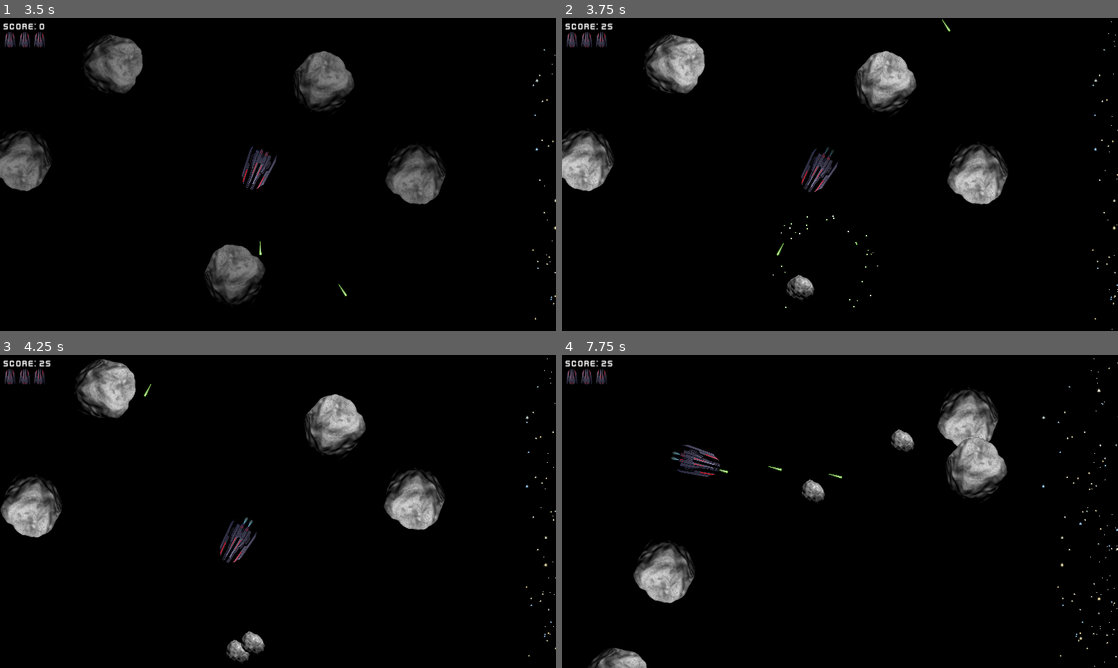
Above: before the commit, frames 1-4 (two rows, left to right).
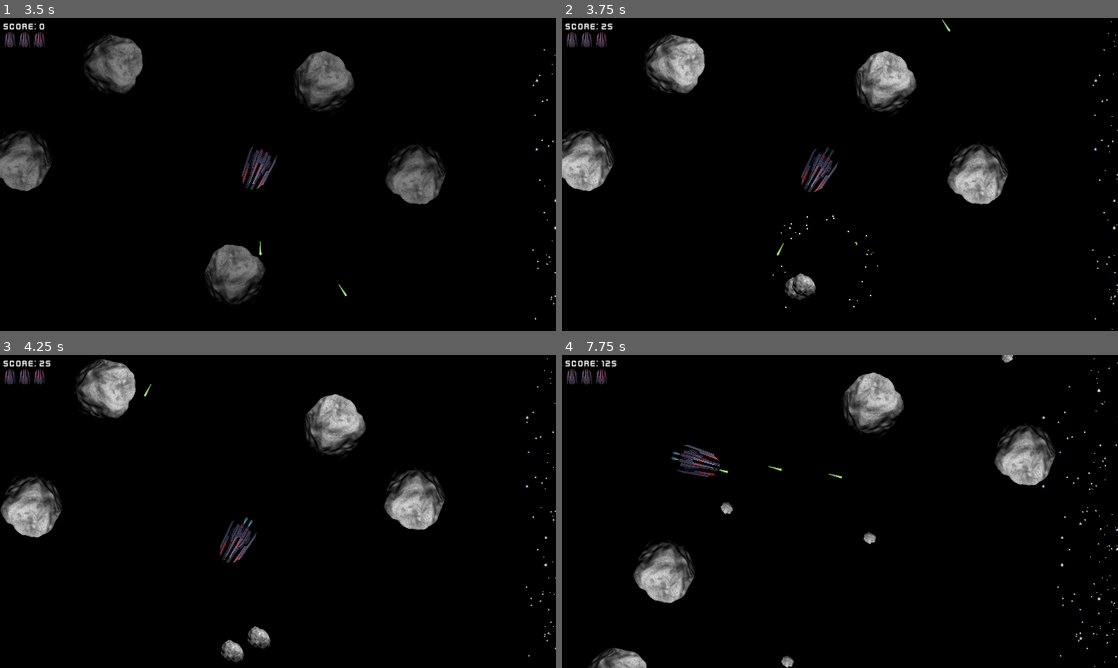
Above: after the commit, the same moments.

Repository: x7bit/godot-asteroids
Game: Godot game, scene res://scenes/game.tscn
Same seed, same stepped clock (60 frames per second), same inputs: the game is played once before the commit and once after it. Sound files missing from this copy of the repository are replaced by a short silence.
Inputs:
- Up to frame 1 (3.5 s): click "NEW GAME" at 0.5 s; tap Enter at 1.25 s; hold D (rotate_right) 1.28-2.03 s; hold Space (shoot) 1.28-2.03 s; hold S (move_backward) 2.03-2.78 s; tap Space (shoot) at 2.1 s; hold D (rotate_right) from 2.78 s (still down); hold Space (shoot) from 2.78 s (still down)
- Up to frame 2 (3.75 s): release D (rotate_right) at 3.53 s; release Space (shoot) at 3.53 s; hold W (move_forward) from 3.53 s (still down); tap Space (shoot) at 3.6 s
- Up to frame 3 (4.25 s): keep holding W (move_forward)
- Up to frame 4 (7.75 s): release W (move_forward) at 4.28 s; hold Space (shoot) 4.28-5.03 s; hold A (rotate_left) 4.28-5.78 s; tap Space (shoot) at 5.1, 6.6 s; hold S (move_backward) 5.78-6.53 s; hold Space (shoot) 5.78-6.53 s; hold D (rotate_right) 6.53-7.28 s; hold W (move_forward) from 7.28 s (still down); hold Space (shoot) from 7.28 s (still down)

Frame 1 is identical in both runs. In frame 2, 0.2% of the frame differs, in the area x 40-46%, y 81-91%; in frame 3, 0.5%; in frame 4, 6.4%, in the area x 7-89%, y 0-100%.

Commit message:
Asteroid bounce

Diff:
--- a/autoloads/util.gd
+++ b/autoloads/util.gd
@@ -25,25 +25,24 @@
 			max_y = vec_scaled.y
 	return Rect2(min_x, min_y, abs(min_x - max_x), abs(min_y - max_y))
 
-func get_vector_based_up_rotation(vector: Vector2) -> float:
+func get_rotation_based_up_vector(vector: Vector2) -> float:
 	return -vector.angle_to(Vector2.UP)
 
 func get_explosion_rotation(laser: Laser, asteroid: Asteroid) -> float:
 	if asteroid.size == Asteroid.AsteroidSize.SMALL: return 0.0
 	var laser_vector = Vector2.UP.rotated(laser.rotation) * Laser.SPEED
-	var asteroid_mass_multiplier = pow(2, asteroid.size) * 2
-	var asteroid_vector = Vector2.UP.rotated(asteroid.move_rotation) * asteroid.speed * asteroid_mass_multiplier
-	return get_vector_based_up_rotation(laser_vector + asteroid_vector)
+	var asteroid_vector = Vector2.UP.rotated(asteroid.move_rotation) * asteroid.speed * asteroid.mass_multiplier
+	return get_rotation_based_up_vector(laser_vector + asteroid_vector)
 
 func get_min_index_array(input_array: Array) -> Array[int]:
-	var min: int = INT_MAX
+	var min_value: int = INT_MAX
 	var min_idx_array: Array[int] = []
 	for idx in input_array.size():
 		var value = input_array[idx]
-		if value < min:
-			min = value
+		if value < min_value:
+			min_value = value
 			min_idx_array.clear()
 			min_idx_array.push_back(idx)
-		elif value == min:
+		elif value == min_value:
 			min_idx_array.push_back(idx)
 	return min_idx_array
--- a/scenes/asteroid.tscn
+++ b/scenes/asteroid.tscn
@@ -18,4 +18,5 @@
 shape = ExtResource("3_h5hdf")
 
 [connection signal="area_entered" from="." to="." method="_on_area_entered"]
+[connection signal="area_exited" from="." to="." method="_on_area_exited"]
 [connection signal="body_entered" from="." to="." method="_on_body_entered"]
--- a/scripts/asteroid.gd
+++ b/scripts/asteroid.gd
@@ -10,10 +10,24 @@
 @onready var cshape: CollisionShape2D = $CollisionShape2D
 
 @export var size: AsteroidSize = AsteroidSize.LARGE
+var center_offset: Vector2 = Vector2.ZERO
 var speed: float = BASE_SPEED
 var speed_multiplier: float = 1.0
 var move_rotation: float = 0.0
 var alfa: float = 1.0
+var twin_id: int = -1
+
+var id: int:
+	get:
+		return get_instance_id()
+
+var global_center: Vector2:
+	get:
+		return global_position + center_offset
+
+var radius: float:
+	get:
+		return cshape.shape.radius
 
 var points: int:
 	get:
@@ -30,6 +44,10 @@
 			AsteroidSize.MEDIUM: return 0.5
 			AsteroidSize.LARGE: return 0.8
 			_: return 0.0
+
+var mass_multiplier: float:
+	get:
+		return pow(2, size) * 2
 
 func _ready():
 	rotation = randf_range(0, 2 * PI)
@@ -48,7 +66,7 @@
 			sprite.modulate.a = alfa
 			sprite.texture = preload("res://assets/textures/asteroid_large.png")
 			cshape.shape = preload("res://resources/asteroid_cshape_large.tres")
-
+	center_offset = cshape.position.rotated(rotation)
 
 func _process(delta: float):
 	if alfa < 1.0:
@@ -57,15 +75,14 @@
 	else:
 		global_position += Vector2.UP.rotated(move_rotation) * speed * delta
 		var screen_size: Vector2 = get_viewport_rect().size
-		var asteroid_half_size: Vector2 = cshape.shape.get_rect().size / 2
-		if (global_position.y + asteroid_half_size.y) < 0:
-			global_position.y = screen_size.y + asteroid_half_size.y
-		elif (global_position.y - asteroid_half_size.y) > screen_size.y:
-			global_position.y = -asteroid_half_size.y
-		if (global_position.x + asteroid_half_size.x) < 0:
-			global_position.x = screen_size.x + asteroid_half_size.x
-		elif (global_position.x - asteroid_half_size.x) > screen_size.x:
-			global_position.x = -asteroid_half_size.x
+		if (global_position.y + radius) < 0: #UP
+			global_position.y = screen_size.y + radius
+		elif (global_position.y - radius) > screen_size.y: #DOWN
+			global_position.y = -radius
+		if (global_position.x + radius) < 0: #LEFT
+			global_position.x = screen_size.x + radius
+		elif (global_position.x - radius) > screen_size.x: #RIGHT
+			global_position.x = -radius
 
 func _on_area_entered(area: Area2D):
 	if area is Laser:
@@ -73,13 +90,35 @@
 			explode(area)
 			area.explode_and_free(explosion_scale)
 	if area is Asteroid:
-		print("TODO: Asteroids bounce")
+		if size <= area.size && twin_id != area.id:
+			bounce(area)
 
 func _on_body_entered(body: CharacterBody2D):
 	if body is Player:
 		body.die()
 
+func _on_area_exited(area: Area2D):
+	if area is Asteroid:
+		if twin_id == area.id:
+			twin_id = -1
+
+func init(_pos: Vector2, _new_rotation: float, _size: Asteroid.AsteroidSize, _twin_id: int):
+	global_position = _pos
+	size = _size
+	move_rotation = _new_rotation
+	twin_id = _twin_id
+	speed_multiplier = Global.asteroid_speed_multiplier
+
 func explode(laser: Laser):
 	var new_rotation = Util.get_explosion_rotation(laser, self)
 	emit_signal("exploded", global_position, new_rotation, size, points)
 	queue_free()
+
+func bounce(asteroid: Asteroid):
+	var center_diff_vector: Vector2 = global_center - asteroid.global_center
+	var normal_vector: Vector2 = center_diff_vector.orthogonal().normalized()
+	reflect(normal_vector)
+
+func reflect(normal_vector: Vector2):
+	var move_vector := Vector2.UP.rotated(move_rotation)
+	move_rotation = Util.get_rotation_based_up_vector(move_vector.reflect(normal_vector))
--- a/scripts/game.gd
+++ b/scripts/game.gd
@@ -106,11 +106,9 @@
 	ui_hud.update()
 	match size:
 		Asteroid.AsteroidSize.MEDIUM:
-			spawn_asteroid(pos, new_rotation + randf_range(0, PI / 4), Asteroid.AsteroidSize.SMALL)
-			spawn_asteroid(pos, new_rotation - randf_range(0, PI / 4), Asteroid.AsteroidSize.SMALL)
+			spawn_twin_asteroids(pos, new_rotation, Asteroid.AsteroidSize.SMALL)
 		Asteroid.AsteroidSize.LARGE:
-			spawn_asteroid(pos, new_rotation + randf_range(0, PI / 4), Asteroid.AsteroidSize.MEDIUM)
-			spawn_asteroid(pos, new_rotation - randf_range(0, PI / 4), Asteroid.AsteroidSize.MEDIUM)
+			spawn_twin_asteroids(pos, new_rotation, Asteroid.AsteroidSize.MEDIUM)
 
 func new_game():
 	pass
@@ -129,12 +127,20 @@
 		pos_array.push_back(new_pos)
 		spawn_asteroid(new_pos, randf_range(0, 2 * PI), Asteroid.AsteroidSize.LARGE)
 
+func spawn_twin_asteroids(pos: Vector2, new_rotation: float, size: Asteroid.AsteroidSize):
+	var asteroid1 := AsteroidScene.instantiate()
+	var asteroid2 := AsteroidScene.instantiate()
+	var rotation_offset := randf_range(PI / 8, PI / 4)
+	asteroid1.init(pos, new_rotation + rotation_offset, size, asteroid2.id)
+	asteroid1.connect("exploded", _on_asteroid_exploded)
+	asteroids.call_deferred("add_child", asteroid1)
+	asteroid2.init(pos, new_rotation - rotation_offset, size, asteroid1.id)
+	asteroid2.connect("exploded", _on_asteroid_exploded)
+	asteroids.call_deferred("add_child", asteroid2)
+
 func spawn_asteroid(pos: Vector2, new_rotation: float, size: Asteroid.AsteroidSize):
 	var asteroid := AsteroidScene.instantiate()
-	asteroid.global_position = pos
-	asteroid.size = size
-	asteroid.move_rotation = new_rotation
-	asteroid.speed_multiplier = Global.asteroid_speed_multiplier
+	asteroid.init(pos, new_rotation, size, -1)
 	asteroid.connect("exploded", _on_asteroid_exploded)
 	asteroids.call_deferred("add_child", asteroid)
 
--- a/scripts/laser.gd
+++ b/scripts/laser.gd
@@ -23,13 +23,13 @@
 	else:
 		var screen_size: Vector2 = get_viewport_rect().size
 		var laser_half_size: Vector2 = laser_cshape.shape.get_rect().size / 2
-		if (global_position.y + laser_half_size.y) < 0:
+		if (global_position.y + laser_half_size.y) < 0: #UP
 			global_position.y = screen_size.y + laser_half_size.y
-		elif (global_position.y - laser_half_size.y) > screen_size.y:
+		elif (global_position.y - laser_half_size.y) > screen_size.y: #DOWN
 			global_position.y = -laser_half_size.y
-		if (global_position.x + laser_half_size.x) < 0:
+		if (global_position.x + laser_half_size.x) < 0: #LEFT
 			global_position.x = screen_size.x + laser_half_size.x
-		elif (global_position.x - laser_half_size.x) > screen_size.x:
+		elif (global_position.x - laser_half_size.x) > screen_size.x: #RIGHT
 			global_position.x = -laser_half_size.x
 
 func explode_and_free(explosion_scale: float):
--- a/scripts/player.gd
+++ b/scripts/player.gd
@@ -80,13 +80,13 @@
 	velocity = velocity.limit_length(MAX_SPEED).move_toward(Vector2.ZERO, GRAVITY)
 	var screen_size: Vector2 = get_viewport_rect().size
 	var player_half_size: Vector2 = Util.get_poly_rect(cpoly.get_polygon(), scale).size / 2
-	if (global_position.y + player_half_size.y) < 0:
+	if (global_position.y + player_half_size.y) < 0: #UP
 		global_position.y = screen_size.y + player_half_size.y
-	elif (global_position.y - player_half_size.y) > screen_size.y:
+	elif (global_position.y - player_half_size.y) > screen_size.y: #DOWN
 		global_position.y = -player_half_size.y
-	if (global_position.x + player_half_size.x) < 0:
+	if (global_position.x + player_half_size.x) < 0: #LEFT
 		global_position.x = screen_size.x + player_half_size.x
-	elif (global_position.x - player_half_size.x) > screen_size.x:
+	elif (global_position.x - player_half_size.x) > screen_size.x: #RIGHT
 		global_position.x = -player_half_size.x
 
 func shoot():
